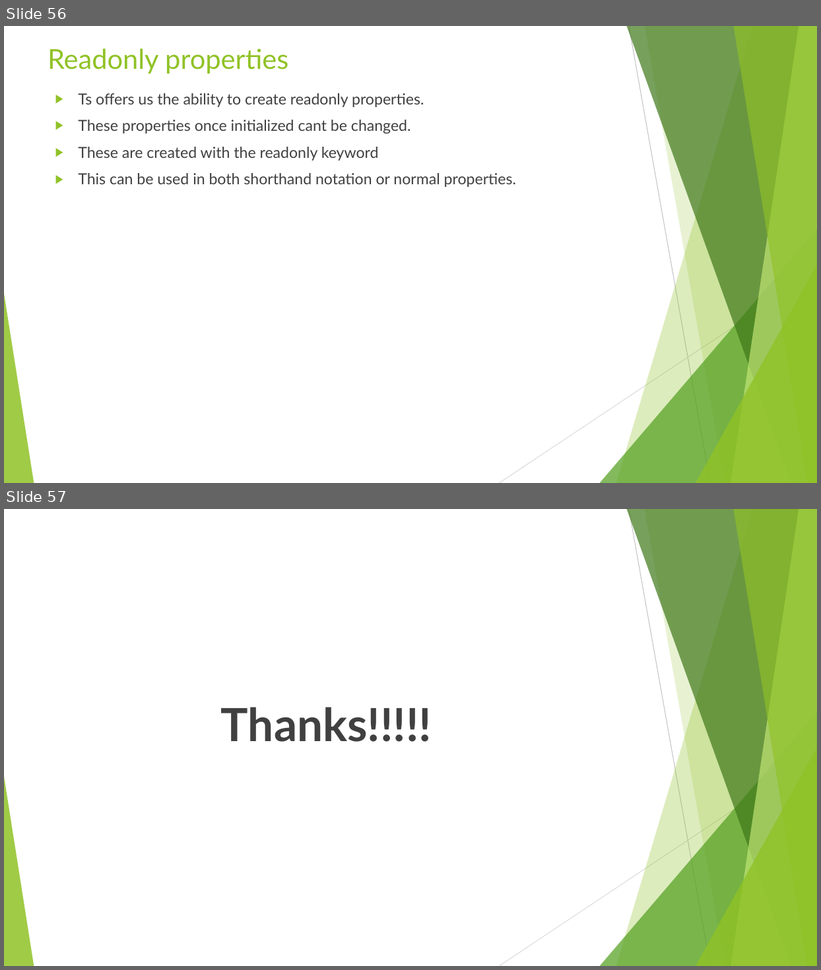
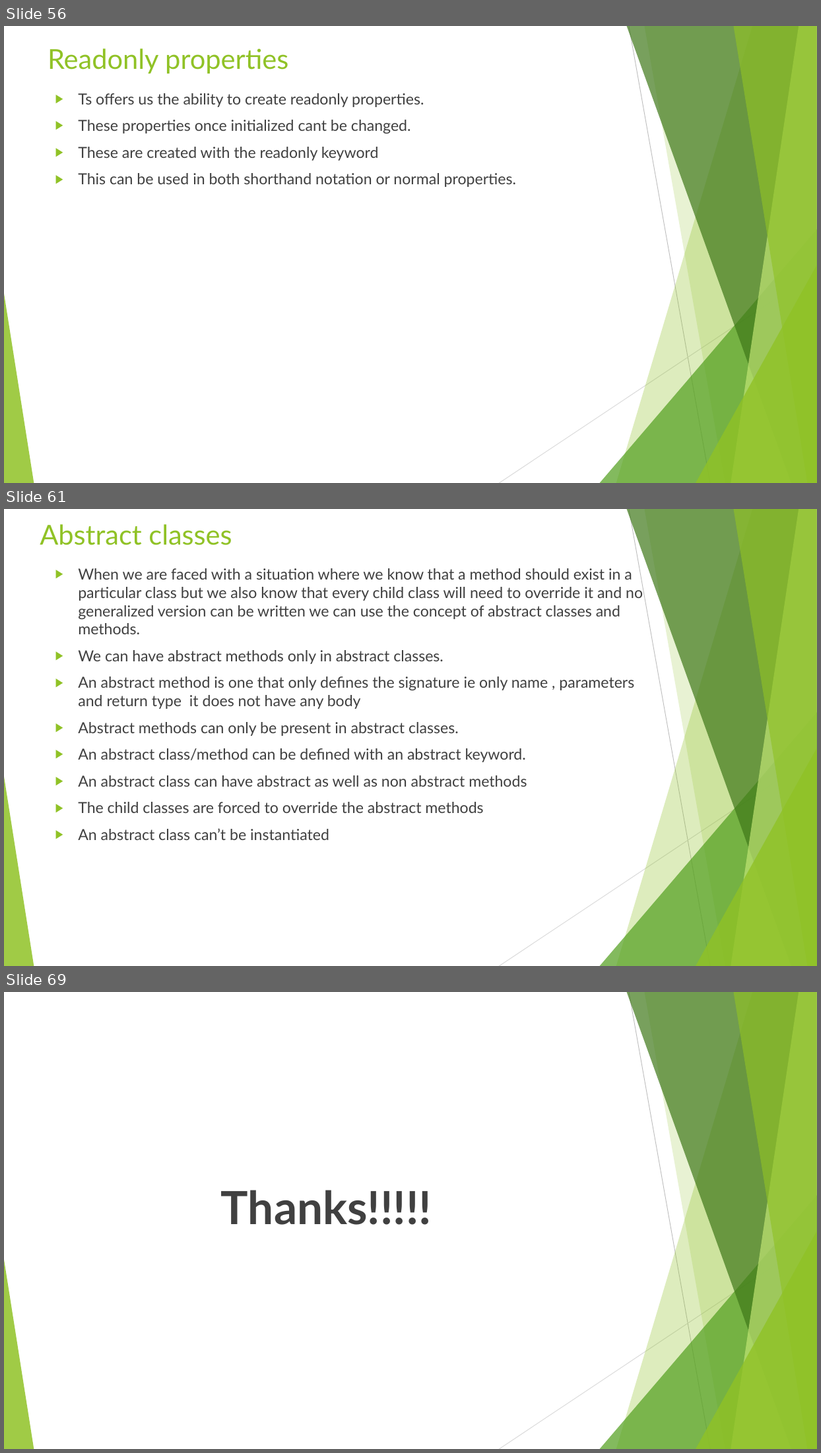
Before and after one commit to rudhrainfogain/TypeScript, a slide deck: PPT/TypeScriptv5.pptx. Shown one above the other, each under a label of ours: slides 56 and 57 before the commit, slides 56, 61 and 69 after it; the slides between them are not shown. The pictures are 821x970 and 821x1453 pixels, drawn with LibreOffice and Linux fonts; fonts in the diff are those of the drawing. Boxes give left, top, right and bottom in pixels: in the first picture for what was removed or moved away, otherwise in the second. Text is boxed around its words. In the diff, an @@ line names an element or a change of style, - is before the commit and + after.

Commit message:
Classes and Interfaces Complete

```diff
--- a/PPT/TypeScriptv5.pptx
+++ b/PPT/TypeScriptv5.pptx
@@ slide 61 added at bbox=[4, 509, 817, 966], background #FFFFFF; not listed: 10 template elements that a slide beside it also shows @@
@@ title added at bbox=[40, 524, 232, 545], 32.4 pt, text #90C226 @@
+Abstract classes
@@ text added at bbox=[78, 568, 643, 840], 18 pt, text #404040 @@
+▶ When we are faced with a situation where we know that a method should exist in a particular class but we also know that every child class will need to override it and no generalized version can be written we can use the concept of abstract classes and methods.
+▶ We can have abstract methods only in abstract classes.
+▶ An abstract method is one that only defines the signature ie only name , parameters and return type it does not have any body
+▶ Abstract methods can only be present in abstract classes.
+▶ An abstract class/method can be defined with an abstract keyword.
+▶ An abstract class can have abstract as well as non abstract methods
+▶ The child classes are forced to override the abstract methods
+▶ An abstract class can’t be instantiated
@@ what was slide 57 is now slide 69 @@
```
Also in this commit, not shown: 1 slide changed, 11 other slides added, 3 other files.
